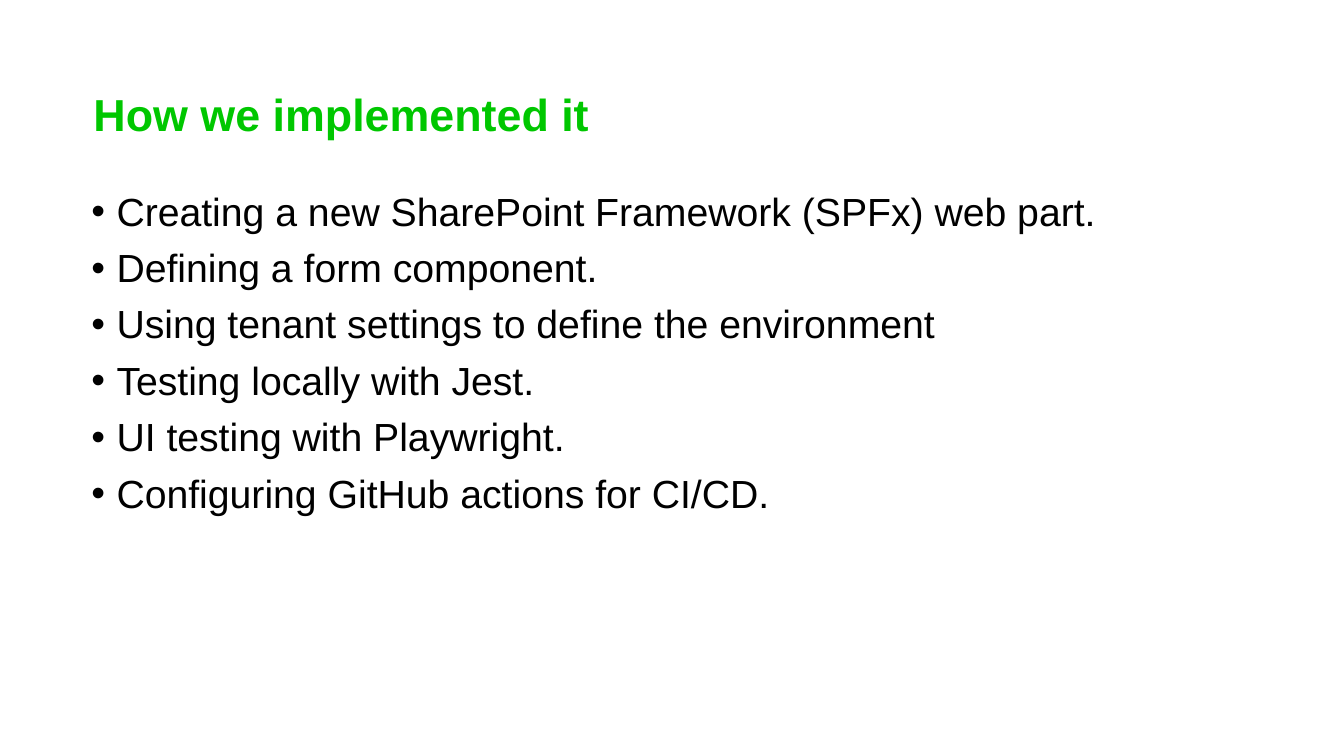
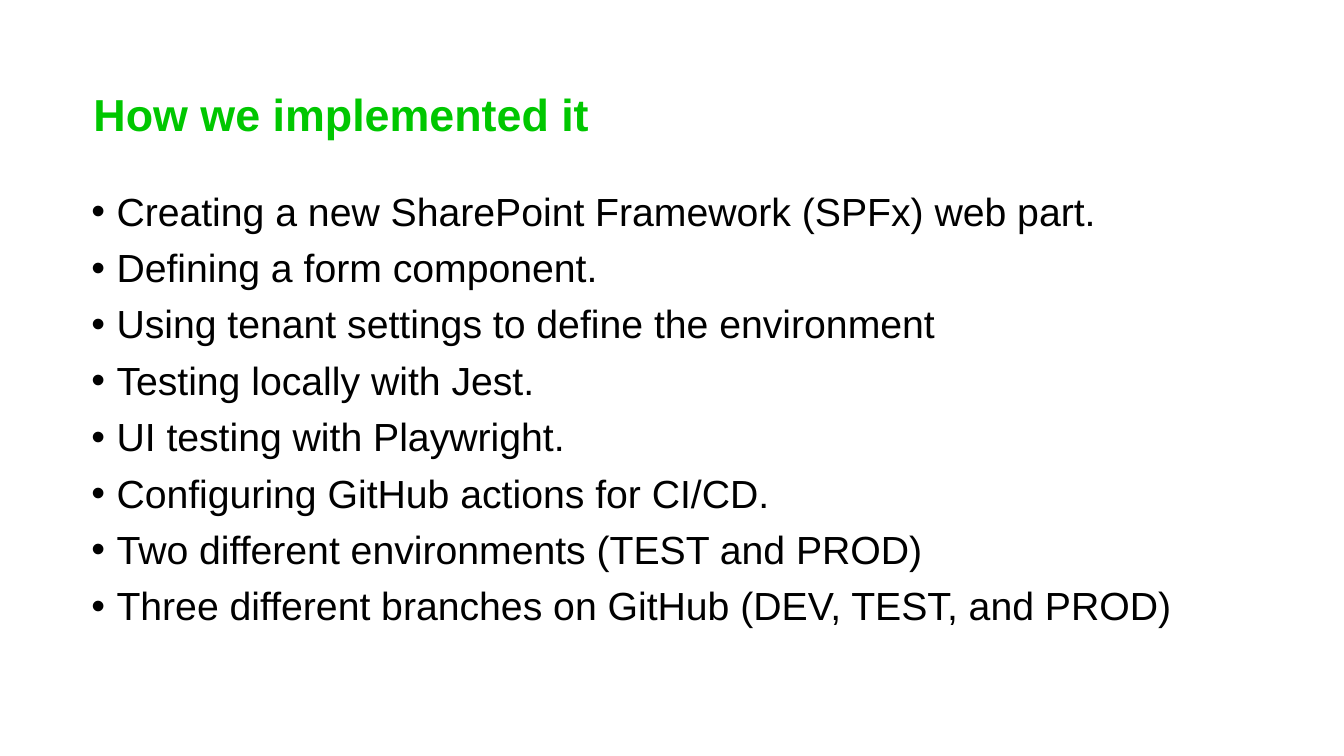
Before and after one commit to GuidoZam/espc-spfx-session-demo, a slide deck: slide 5 of .demo/ESPC25_SPFx_Slides.pptx. Drawn at 1344x756 pixels with LibreOffice and Linux fonts; fonts in the diff are those of the drawing; background and template pictures are left out. Boxes give left, top, right and bottom in pixels: in the first picture for what was removed or moved away, otherwise in the second. Text is boxed around its words. In the diff, an @@ line names an element or a change of style, - is before the commit and + after.

Commit message:
Updated slides

```diff
--- a/.demo/ESPC25_SPFx_Slides.pptx
+++ b/.demo/ESPC25_SPFx_Slides.pptx
@@ text at bbox=[117, 535, 1171, 628]: paragraphs added @@
+• Two different environments (TEST and PROD)
+• Three different branches on GitHub (DEV, TEST, and PROD)
```
Also in this commit, not shown: 1 other file.
